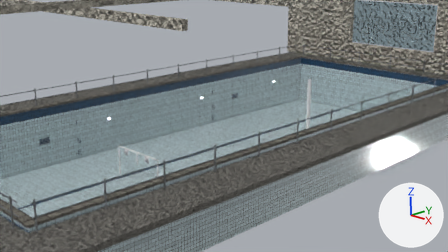
Before and after pictures for a commit that changed the Blender file auvs/hydrus_sim/data/pool_scene.blend.
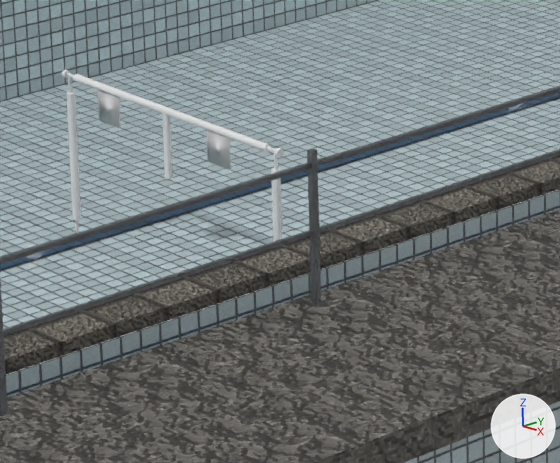
The first picture shows the older version from the file's camera 'PoolCamera'. The close-ups show the older and then the newer version on the part from 24% to 47% of the width and 52% to 87% of the height of that picture. Only the edits that show in the close-ups are written down. Arrows for +X, +Y and +Z are at lower right; the lights stay in place.

Objects in the first close-up: 'Gate', 'pool_band', 'pool_coping', 'pool_deck', 'pool_stainless', 'pool_tile'.
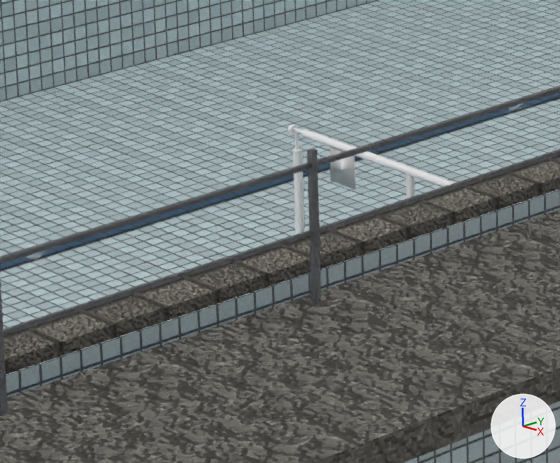
The change, as a diff of the scene's bpy script:
```diff
--- a/auvs/hydrus_sim/data/pool_scene.blend.py
+++ b/auvs/hydrus_sim/data/pool_scene.blend.py
@@ ob_gate @@
 ob_gate = bpy.data.objects.new('Gate', me_plane_012)
-ob_gate.location = (-0.688, 4.853, -2.93)
+ob_gate.location = (2.684, 4.763, -2.624)
 ob_gate.rotation_euler = (3.142, 0.0, 0.0)  # degrees (180, 0, 0)
```

What differs and where, as boxes [x1, y1, x2, y2] in the close-ups (560 x 463 px):
'Gate', moved
    before: [62, 70, 284, 242]
    after: [288, 124, 454, 235]
